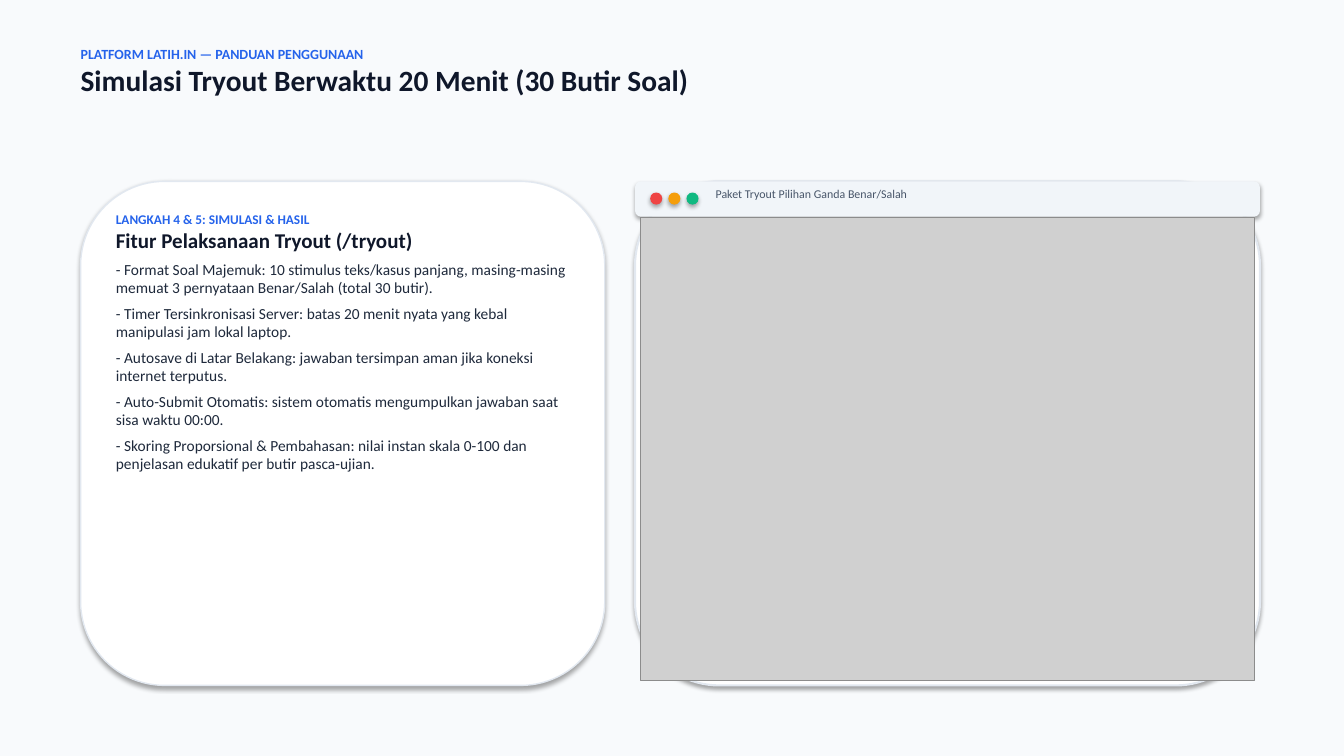
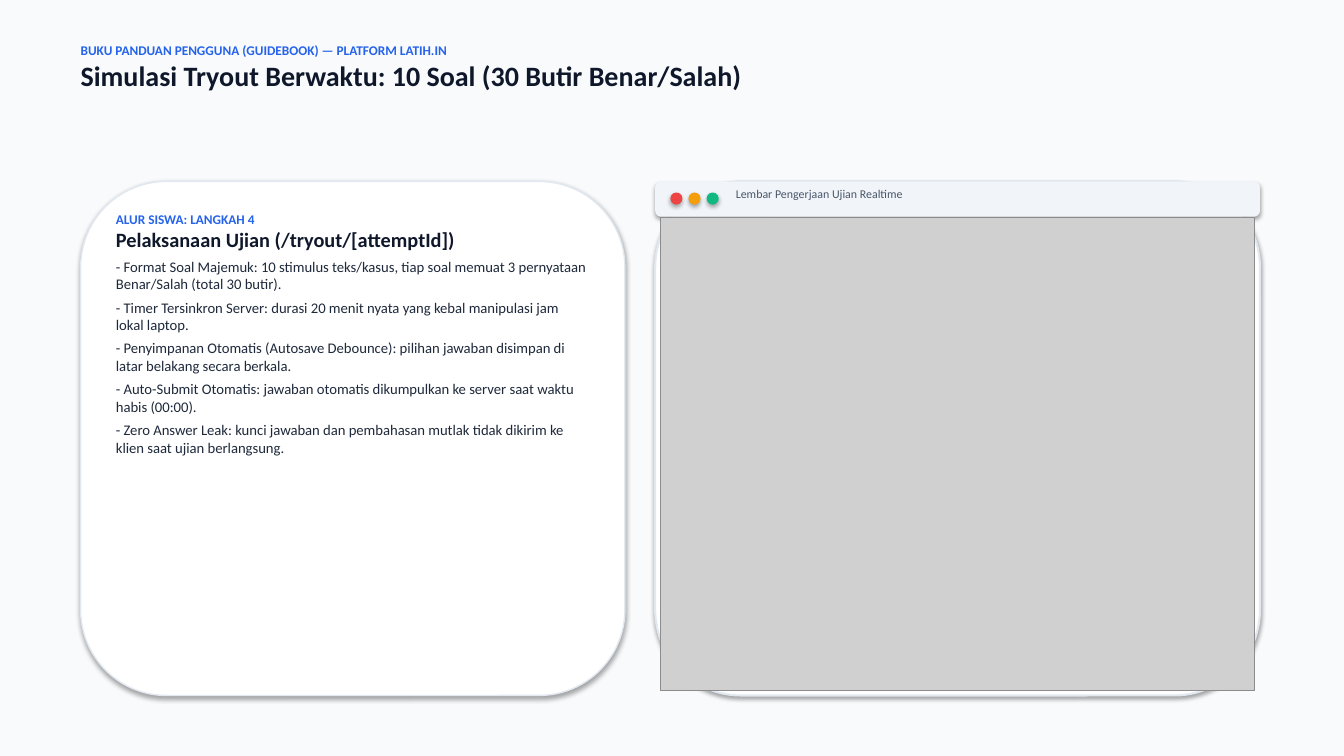
Before and after one commit to Salman-artz/latih.in, a slide deck: slide 8 of guidebook.pptx (slide 7 before the commit). Drawn at 1344x756 pixels with LibreOffice and Linux fonts; fonts in the diff are those of the drawing; grey boxes stand for pictures. Boxes give left, top, right and bottom in pixels: in the first picture for what was removed or moved away, otherwise in the second. Text is boxed around its words. In the diff, an @@ line names an element or a change of style, - is before the commit and + after.

Commit message:
docs: update guidebook.pptx with screenshots on every slide

```diff
--- a/guidebook.pptx
+++ b/guidebook.pptx
@@ text at <box>81,45,741,91</box>: text changed; size 21 to 20 pt @@
-PLATFORM LATIH.IN — PANDUAN PENGGUNAAN
-Simulasi Tryout Berwaktu 20 Menit (30 Butir Soal)
+BUKU PANDUAN PENGGUNA (GUIDEBOOK) — PLATFORM LATIH.IN
+Simulasi Tryout Berwaktu: 10 Soal (30 Butir Benar/Salah)
@@ rounded rectangle: place and size @@
-rounded rectangle at <box>81,181,605,686</box>
+rounded rectangle at <box>81,181,625,696</box>
@@ rounded rectangle: place and size @@
-rounded rectangle at <box>635,181,1260,217</box>
+rounded rectangle at <box>655,181,1260,217</box>
@@ rounded rectangle: place and size @@
-rounded rectangle at <box>635,181,1260,686</box>
+rounded rectangle at <box>655,181,1260,696</box>
@@ 3 ellipses: place and size @@
-3 ellipses at <box>650,193,699,205</box>
+3 ellipses at <box>670,193,719,205</box>
@@ text at <box>736,189,903,200</box>: text changed @@
-Paket Tryout Pilihan Ganda Benar/Salah
+Lembar Pengerjaan Ujian Realtime
@@ text at <box>116,215,586,456</box>: text changed; size 11 to 10.5 pt @@
-LANGKAH 4 & 5: SIMULASI & HASIL
-Fitur Pelaksanaan Tryout (/tryout)
-- Format Soal Majemuk: 10 stimulus teks/kasus panjang, masing-masing memuat 3 pernyataan Benar/Salah (total 30 butir).
-- Timer Tersinkronisasi Server: batas 20 menit nyata yang kebal manipulasi jam lokal laptop.
-- Autosave di Latar Belakang: jawaban tersimpan aman jika koneksi internet terputus.
-- Auto-Submit Otomatis: sistem otomatis mengumpulkan jawaban saat sisa waktu 00:00.
-- Skoring Proporsional & Pembahasan: nilai instan skala 0-100 dan penjelasan edukatif per butir pasca-ujian.
+ALUR SISWA: LANGKAH 4
+Pelaksanaan Ujian (/tryout/[attemptId])
+- Format Soal Majemuk: 10 stimulus teks/kasus, tiap soal memuat 3 pernyataan Benar/Salah (total 30 butir).
+- Timer Tersinkron Server: durasi 20 menit nyata yang kebal manipulasi jam lokal laptop.
+- Penyimpanan Otomatis (Autosave Debounce): pilihan jawaban disimpan di latar belakang secara berkala.
+- Auto-Submit Otomatis: jawaban otomatis dikumpulkan ke server saat waktu habis (00:00).
+- Zero Answer Leak: kunci jawaban dan pembahasan mutlak tidak dikirim ke klien saat ujian berlangsung.
@@ picture: place and size @@
-picture at <box>640,218,1255,681</box>
+picture at <box>660,218,1255,691</box>
```
Also in this commit, not shown: 6 other slides changed, 8 slides added, 4 slides removed.
